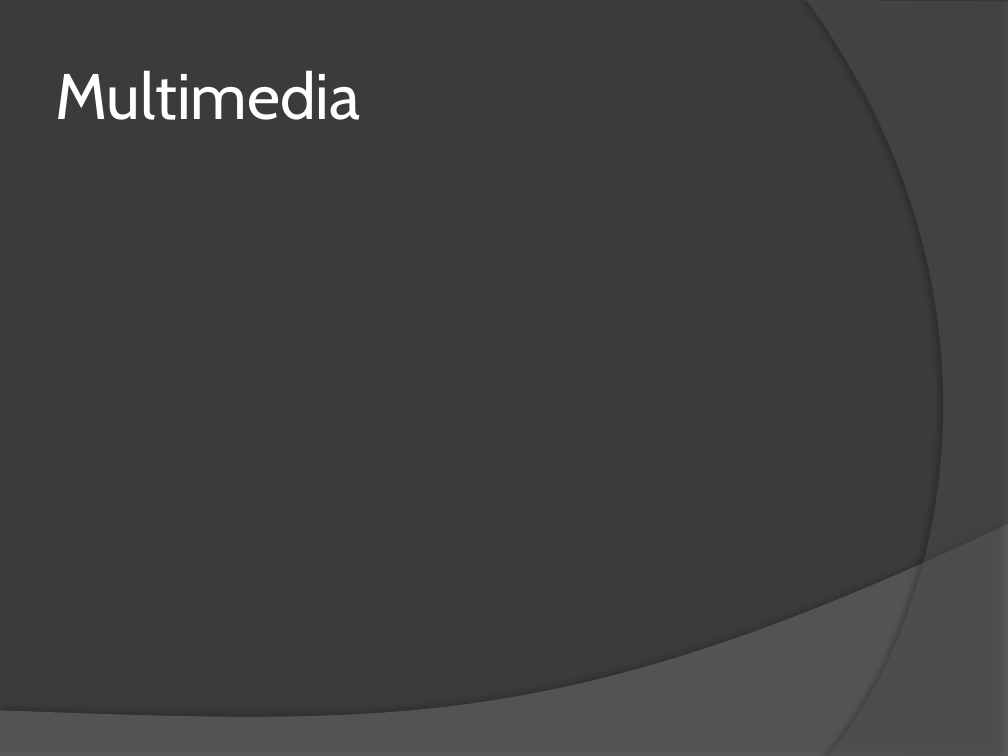
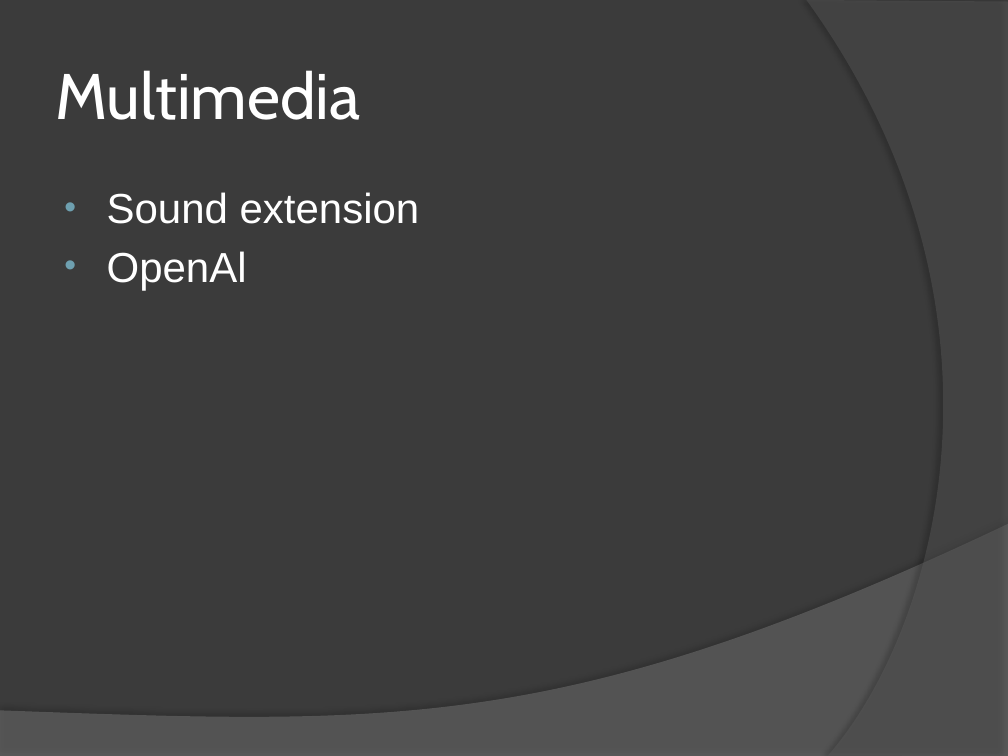
Before and after one commit to mgq812/simengines-g2-code, a slide deck: slide 4 of Presentation.pptx. Drawn at 1008x756 pixels with LibreOffice and Linux fonts; fonts in the diff are those of the drawing. Boxes give left, top, right and bottom in pixels: in the first picture for what was removed or moved away, otherwise in the second. Text is boxed around its words. In the diff, an @@ line names an element or a change of style, - is before the commit and + after.

```diff
--- a/Presentation.pptx
+++ b/Presentation.pptx
@@ text added at box(107, 192, 420, 290), 30 pt, text #FFFFFF @@
+• Sound extension
+• OpenAl
```
Also in this commit, not shown: 1 other slide changed.
